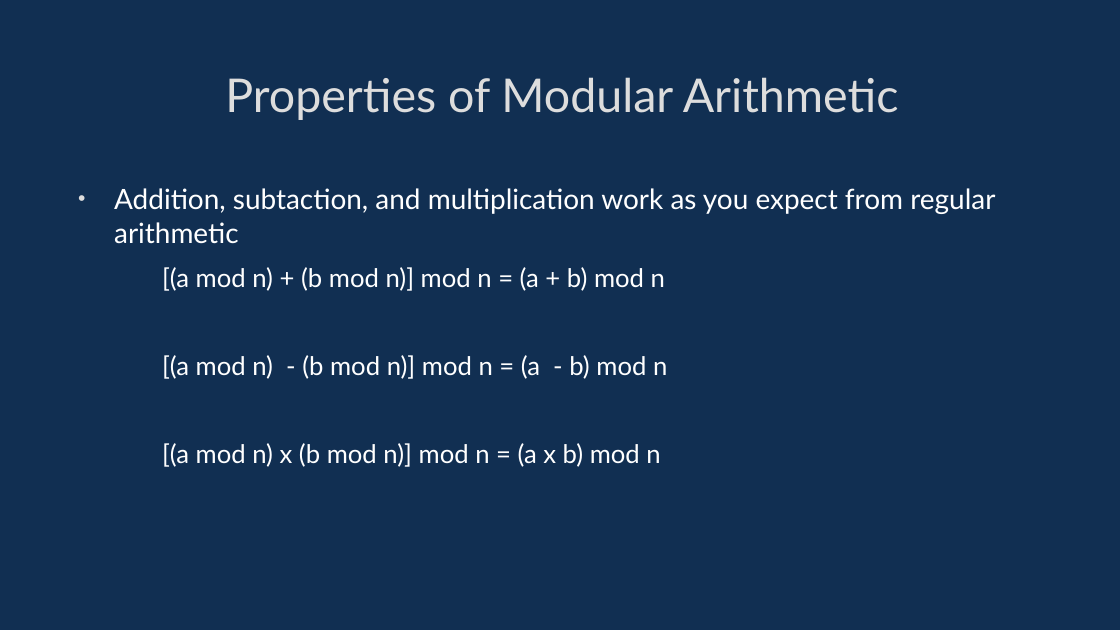
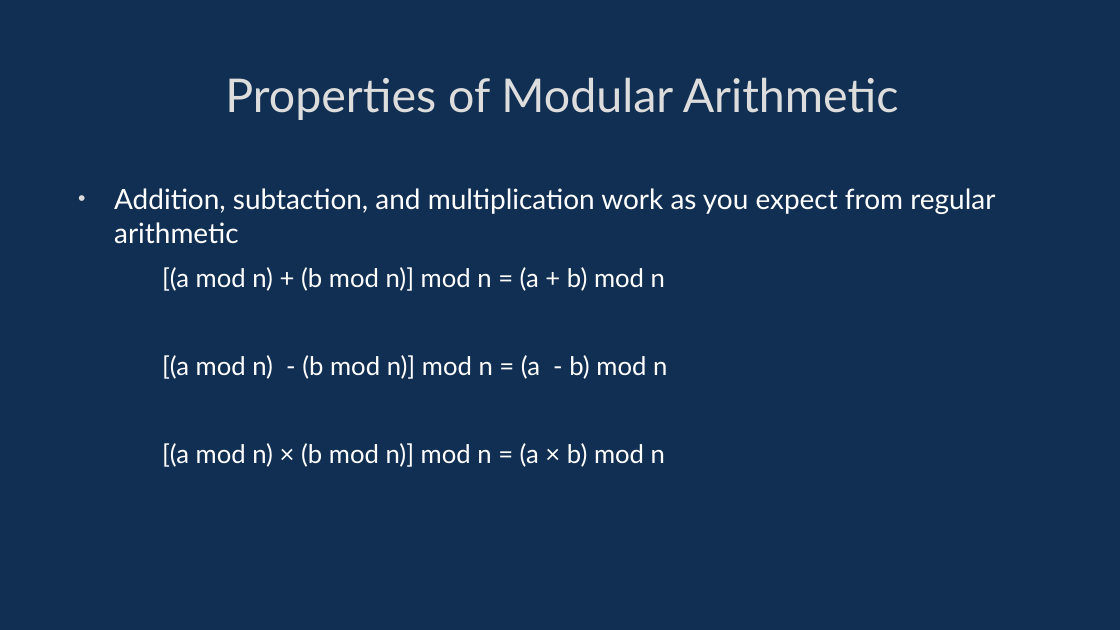
Before and after one commit to davidgundry/maths22-23, a slide deck: slide 44 of slides/maths-2-modular-arithmetic.odp. Drawn at 1120x630 pixels with LibreOffice and Linux fonts; fonts in the diff are those of the drawing. Boxes give left, top, right and bottom in pixels: in the first picture for what was removed or moved away, otherwise in the second. Text is boxed around its words. In the diff, an @@ line names an element or a change of style, - is before the commit and + after.

```diff
--- a/slides/maths-2-modular-arithmetic.odp
+++ b/slides/maths-2-modular-arithmetic.odp
@@ text at (x1=162, y1=443, x2=665, y2=467): text changed @@
-  [(a mod n) x (b mod n)] mod n = (a x b) mod n
+  [(a mod n) × (b mod n)] mod n = (a × b) mod n
```
Also in this commit, not shown: 10 other slides changed, 10 other files.
